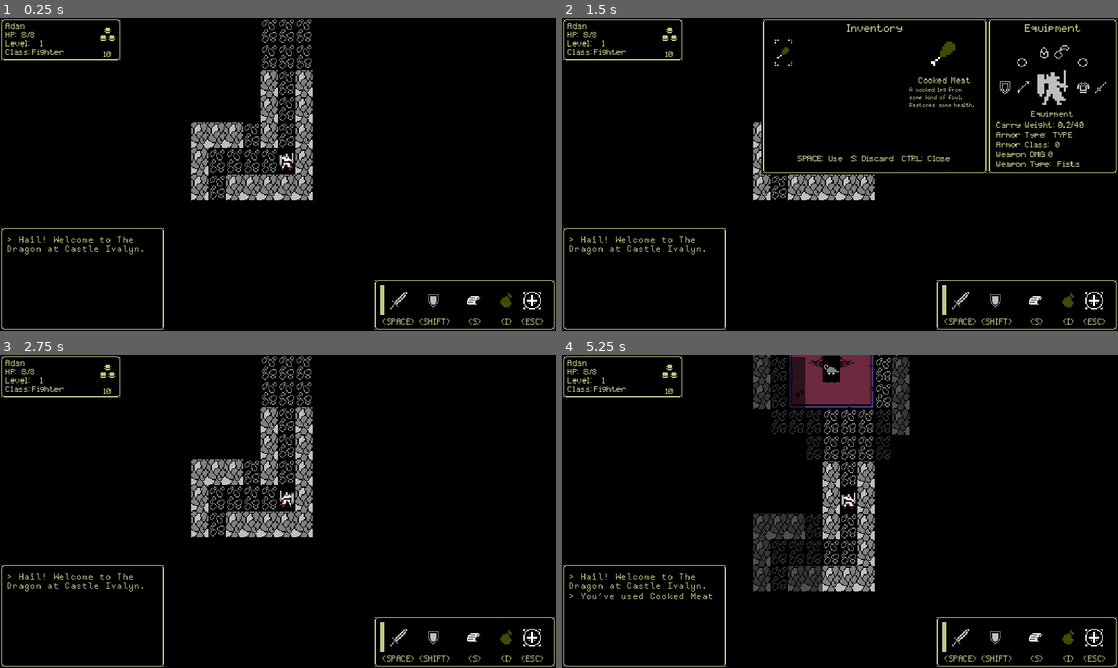
Above: before the commit, frames 1-4 (two rows, left to right).
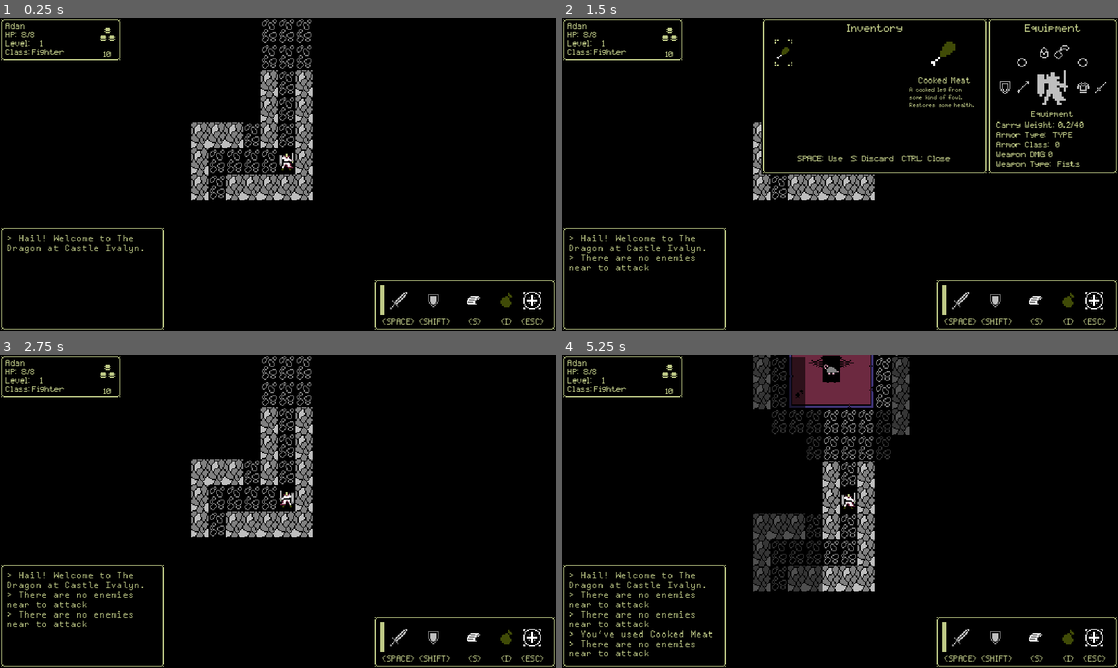
Above: after the commit, the same moments.

Repository: ChrisGlenn/tdaci
Game: Godot game, scene res://Scenes/LevelOne/level_one.tscn
Two runs of this game, one before a commit and one after it. Both use one fixed random seed, a clock stepped at 60 frames per second and the inputs below.
Inputs:
- Up to frame 1 (0.25 s): no input
- Up to frame 2 (1.5 s): tap Enter at 0.5 s; hold Right (ci_RIGHT) 0.53-1.28 s; tap Space (ci_A) at 0.6, 1.35 s; tap Escape (ci_START) at 1.25 s; hold Down (ci_DOWN) from 1.28 s (still down)
- Up to frame 3 (2.75 s): tap Escape (ci_START) at 2 s; release Down (ci_DOWN) at 2.03 s; hold Right (ci_RIGHT) from 2.03 s (still down); tap Ctrl (ci_B) at 2.1 s; tap Space (ci_A) at 2.3 s
- Up to frame 4 (5.25 s): tap Escape (ci_START) at 2.75, 4.25, 5 s; release Right (ci_RIGHT) at 2.78 s; hold Up (ci_UP) 2.78-3.53 s; tap End (ci_END) at 2.85 s; tap Space (ci_A) at 3.05, 3.8, 4.55, 5.1 s; hold Left (ci_LEFT) 3.53-5.03 s; tap S (ci_X) at 3.6 s; tap I (ci_Y) at 4.35 s; hold Down (ci_DOWN) from 5.03 s (still down)

The runs differ from the first frame. In frame 1, 0.3% of the frame differs, in the area x 1-26%, y 69-76%; in frame 2, 0.4%; in frame 3, 0.6%; in frame 4, 1.0%, in the area x 1-27%, y 69-97%.

Commit message:
10/24/2024 AFTERNOON

Diff:
--- a/Scenes/Enemies/Rat/rat.tscn
+++ b/Scenes/Enemies/Rat/rat.tscn
@@ -50,20 +50,6 @@
 [node name="Rat" type="Area2D" groups=["ENEMY"]]
 z_index = 4
 script = ExtResource("1_ojjw5")
-enemy_name = null
-enemy_id = null
-chase_steps = null
-movement_inc = null
-enemy_level_range = null
-flee_to = null
-hit_points = null
-enemy_str = null
-enemy_str_mod = null
-enemy_agi = null
-enemy_agi_mod = null
-agility_mod = null
-enemy_weapon = null
-enemy_weapon_penalty = null
 
 [node name="AnimatedSprite2D" type="AnimatedSprite2D" parent="."]
 texture_filter = 1
--- a/Scenes/LevelOne/level_one.tscn
+++ b/Scenes/LevelOne/level_one.tscn
@@ -38,7 +38,19 @@
 [node name="Rat" parent="Enemies" instance=ExtResource("7_gjxnv")]
 position = Vector2(48, -361)
 enemy_name = "RAT_A"
+enemy_id = 0
+chase_steps = 10
+movement_inc = 50.0
+enemy_level_range = 2
 flee_to = Vector2(608, 552)
+hit_points = 6
+enemy_str = 8
+enemy_str_mod = 1
+enemy_agi = 8
+enemy_agi_mod = 1
+agility_mod = 0
+enemy_weapon = 2
+enemy_weapon_penalty = 0
 
 [node name="Doors" type="Node2D" parent="."]
 
--- a/Scenes/Player/player.gd
+++ b/Scenes/Player/player.gd
@@ -16,6 +16,7 @@
 var hit_timer : int = 0 # used when hit
 var is_hit : bool = false # if the player is hit
 var is_stunned : bool = false # if true the player cannot move
+var enemies : Array = [] # holds the current enemies
 var map_position # holds the current player position on the map
 var interactable # holds the interactable object once it comes into the area
 
@@ -41,61 +42,76 @@
 	# PLAYER MOVEMENT
 	# controls the player movement
 	if Globals.can_move and !is_stunned and !is_hit:
-		if Input.is_action_pressed("ci_UP"):
-			# move up
-			if !RAY_UP.is_colliding():
-				if move_timer < 1:
-					STEP_AUDIO.play() # play the step sfx
-					global_position.y -= 24 # move the player
-					move_timer = move_timer_set # set the timer
-					emit_signal("player_moved") # emit the signal that the player has moved
-					Globals.player_moved = true # player has moved
+		if Globals.player["encumbered"] == false:
+			if Input.is_action_pressed("ci_UP"):
+				# move up
+				if !RAY_UP.is_colliding():
+					if move_timer < 1:
+						STEP_AUDIO.play() # play the step sfx
+						global_position.y -= 24 # move the player
+						move_timer = move_timer_set # set the timer
+						emit_signal("player_moved") # emit the signal that the player has moved
+						Globals.player_moved = true # player has moved
+				else:
+					# PLAY BLOCK AUDIO
+					pass
+			if Input.is_action_pressed("ci_RIGHT"):
+				# move right
+				if !RAY_RIGHT.is_colliding():
+					if move_timer < 1:
+						STEP_AUDIO.play() # play the step sfx
+						PLAYER_SPRITE.flip_h = true # flip the player sprite
+						global_position.x += 16 # move the player
+						move_timer = move_timer_set # set the timer
+						emit_signal("player_moved") # emit the signal that the player has moved
+						Globals.player_moved = true # player has moved
+				else:
+					# PLAY BLOCK AUDIO
+					PLAYER_SPRITE.flip_h = true # flip the player sprite
+			if Input.is_action_pressed("ci_DOWN"):
+				# move down
+				if !RAY_DOWN.is_colliding():
+					if move_timer < 1:
+						STEP_AUDIO.play() # play the step sfx
+						global_position.y += 24 # move the player
+						move_timer = move_timer_set # set the timer
+						emit_signal("player_moved") # emit the signal that the player has moved
+						Globals.player_moved = true # player has moved
+				else:
+					# PLAY BLOCK AUDIO
+					pass
+			if Input.is_action_pressed("ci_LEFT"):
+				# move left
+				if !RAY_LEFT.is_colliding():
+					if move_timer < 1:
+						STEP_AUDIO.play() # play the step sfx
+						PLAYER_SPRITE.flip_h = false # return sprite H to default
+						global_position.x -= 16 # move the player
+						move_timer = move_timer_set # set the timer
+						emit_signal("player_moved") # emit the signal that the player has moved
+						Globals.player_moved = true # player has moved
+				else:
+					# PLAY BLOCK AUDIO
+					PLAYER_SPRITE.flip_h = false # return sprite H to default
+			if !Input.is_action_pressed("ci_RIGHT") and !Input.is_action_pressed("ci_LEFT") and !Input.is_action_pressed("ci_UP") and !Input.is_action_pressed("ci_DOWN"):
+				if move_timer != 0: move_timer = 0 # reset the move timer if no direction input is pressed
+			# movement timer
+			if move_timer > 0:
+				move_timer -= clock * Globals.timer_ctrl # decrement the timer
+		else:
+			# encumbered movement
+			# let the player know they can't move via the terminal
+			if Input.is_action_just_pressed("ci_UP") or Input.is_action_just_pressed("ci_DOWN") or Input.is_action_just_pressed("ci_LEFT") or Input.is_action_just_pressed("ci_RIGHT"):
+				Globals.update_terminal("> You are encumbered\n")
+		# ATTACKING
+		# if the player presses the attack button then attack!
+		if Input.is_action_just_pressed("ci_A"):
+			# check if there are any enemies currently engaged with the player and if not then inform the player that
+			# they are attacking nothing in the terminal
+			if enemies.size() > 0:
+				pass
 			else:
-				# PLAY BLOCK AUDIO
-				pass
-		if Input.is_action_pressed("ci_RIGHT"):
-			# move right
-			if !RAY_RIGHT.is_colliding():
-				if move_timer < 1:
-					STEP_AUDIO.play() # play the step sfx
-					PLAYER_SPRITE.flip_h = true # flip the player sprite
-					global_position.x += 16 # move the player
-					move_timer = move_timer_set # set the timer
-					emit_signal("player_moved") # emit the signal that the player has moved
-					Globals.player_moved = true # player has moved
-			else:
-				# PLAY BLOCK AUDIO
-				PLAYER_SPRITE.flip_h = true # flip the player sprite
-		if Input.is_action_pressed("ci_DOWN"):
-			# move down
-			if !RAY_DOWN.is_colliding():
-				if move_timer < 1:
-					STEP_AUDIO.play() # play the step sfx
-					global_position.y += 24 # move the player
-					move_timer = move_timer_set # set the timer
-					emit_signal("player_moved") # emit the signal that the player has moved
-					Globals.player_moved = true # player has moved
-			else:
-				# PLAY BLOCK AUDIO
-				pass
-		if Input.is_action_pressed("ci_LEFT"):
-			# move left
-			if !RAY_LEFT.is_colliding():
-				if move_timer < 1:
-					STEP_AUDIO.play() # play the step sfx
-					PLAYER_SPRITE.flip_h = false # return sprite H to default
-					global_position.x -= 16 # move the player
-					move_timer = move_timer_set # set the timer
-					emit_signal("player_moved") # emit the signal that the player has moved
-					Globals.player_moved = true # player has moved
-			else:
-				# PLAY BLOCK AUDIO
-				PLAYER_SPRITE.flip_h = false # return sprite H to default
-		if !Input.is_action_pressed("ci_RIGHT") and !Input.is_action_pressed("ci_LEFT") and !Input.is_action_pressed("ci_UP") and !Input.is_action_pressed("ci_DOWN"):
-			if move_timer != 0: move_timer = 0 # reset the move timer if no direction input is pressed
-		# movement timer
-		if move_timer > 0:
-			move_timer -= clock * Globals.timer_ctrl # decrement the timer
+				Globals.update_terminal("> There are no enemies near to attack\n")
 	# HIT EFFECT
 	if hit_timer > 0:
 		hit_timer -= Globals.timer_ctrl * clock
@@ -124,3 +140,11 @@
 	var corpse = CORPSE.instantiate()
 	corpse.global_position = global_position
 	Globals.terminal += str("> YOU HAVE DIED!!!\n") # update the terminal
+
+func _on_enemy_collider_area_entered(area:Area2D) -> void:
+	if area.is_in_group("ENEMY"):
+		pass
+
+func _on_enemy_collider_area_exited(area:Area2D) -> void:
+	if area.is_in_group("ENEMY"):
+		pass
--- a/Scenes/Player/player.tscn
+++ b/Scenes/Player/player.tscn
@@ -53,6 +53,8 @@
 [sub_resource type="RectangleShape2D" id="RectangleShape2D_ng0s2"]
 size = Vector2(12, 20)
 
+[sub_resource type="CapsuleShape2D" id="CapsuleShape2D_bcrtu"]
+
 [node name="Player" type="CharacterBody2D" groups=["PLAYER"]]
 light_mask = 3
 visibility_layer = 3
@@ -92,7 +94,6 @@
 collide_with_areas = true
 
 [node name="AudioListener2D" type="AudioListener2D" parent="."]
-current = true
 
 [node name="Steps" type="AudioStreamPlayer" parent="."]
 stream = ExtResource("3_js3cc")
@@ -103,3 +104,12 @@
 position = Vector2(0, 24)
 position_smoothing_enabled = true
 position_smoothing_speed = 3.0
+
+[node name="EnemyCollider" type="Area2D" parent="."]
+
+[node name="CollisionShape2D" type="CollisionShape2D" parent="EnemyCollider"]
+position = Vector2(8, 12)
+shape = SubResource("CapsuleShape2D_bcrtu")
+
+[connection signal="area_entered" from="EnemyCollider" to="." method="_on_enemy_collider_area_entered"]
+[connection signal="area_exited" from="EnemyCollider" to="." method="_on_enemy_collider_area_exited"]
--- a/Scenes/UI/HUD/hud.tscn
+++ b/Scenes/UI/HUD/hud.tscn
@@ -25,7 +25,7 @@
 [node name="Term_Text" type="RichTextLabel" parent="Terminal"]
 layout_mode = 0
 offset_left = 6.0
-offset_top = 8.0
+offset_top = 7.0
 offset_right = 144.0
 offset_bottom = 88.0
 theme_override_colors/default_color = Color(0.74902, 0.792157, 0.529412, 1)
Not shown: 1 places in Scenes/Player/player.tscn that only renumber resources
